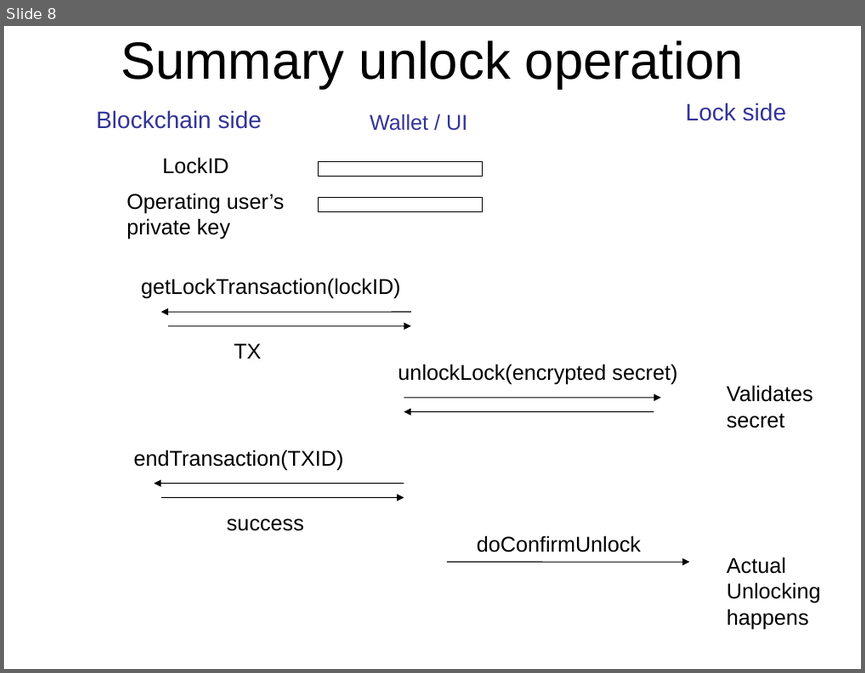
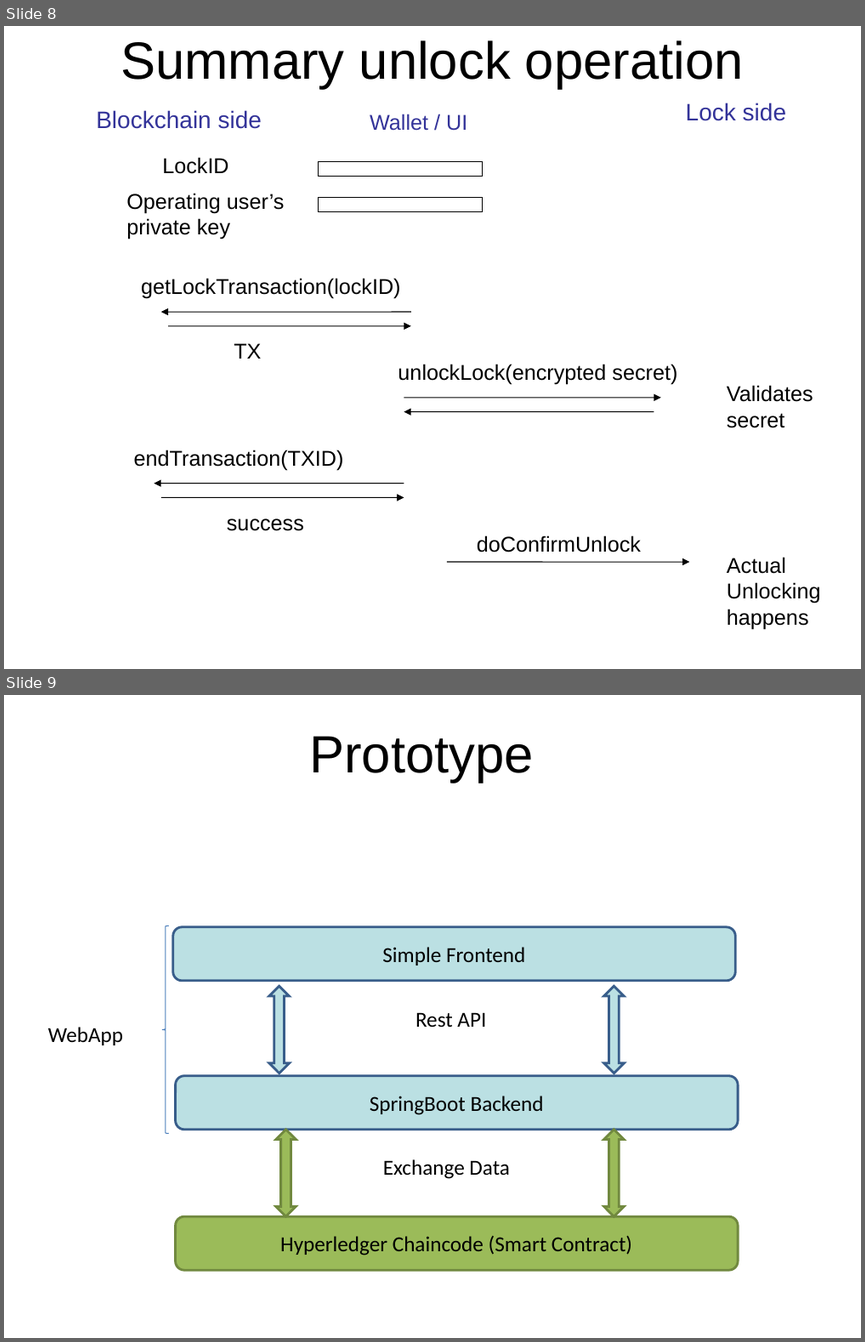
Before and after one commit to blockTeamhackathon/documents, a slide deck: B’Lock.ppt. Shown one above the other, each under a label of ours: slide 8 before the commit, slides 8 and 9 after it. The pictures are 865x673 and 865x1342 pixels, drawn with LibreOffice and Linux fonts; fonts in the diff are those of the drawing. Boxes give left, top, right and bottom in pixels: in the first picture for what was removed or moved away, otherwise in the second. Text is boxed around its words. In the diff, an @@ line names an element or a change of style, - is before the commit and + after.

Commit message:
V6

```diff
--- a/B’Lock.ppt
+++ b/B’Lock.ppt
@@ slide 9 added at <box>4,695,861,1338</box>, background #FFFFFF @@
@@ text added at <box>309,736,533,783</box>, 44 pt, text #000000 @@
+Prototype
@@ freeform shape added at <box>161,925,169,1133</box>, outline #4A7EBB 0.74 pt @@
@@ rounded rectangle added at <box>173,927,735,981</box>, fill #BBE0E3, outline #385D8A 2.01 pt, 18 pt, text #000000 @@
+Simple Frontend
@@ up down arrow added at <box>268,987,289,1074</box>, fill #BBE0E3, outline #385D8A 2.01 pt @@
@@ up down arrow added at <box>604,987,624,1074</box>, fill #BBE0E3, outline #385D8A 2.01 pt @@
@@ text added at <box>415,1012,486,1027</box>, 18 pt, text #000000 @@
+Rest API
@@ text added at <box>48,1027,123,1045</box>, 18 pt, text #000000 @@
+WebApp
@@ rounded rectangle added at <box>176,1076,738,1129</box>, fill #BBE0E3, outline #385D8A 2.01 pt, 18 pt, text #000000 @@
+SpringBoot Backend
@@ up down arrow added at <box>276,1129,296,1217</box>, fill #9BBB59, outline #71893F 2.01 pt @@
@@ up down arrow added at <box>604,1129,624,1217</box>, fill #9BBB59, outline #71893F 2.01 pt @@
@@ text added at <box>383,1159,510,1179</box>, 18 pt, text #000000 @@
+Exchange Data
@@ rounded rectangle added at <box>176,1216,738,1269</box>, fill #9BBB59, outline #71893F 2.01 pt, 18 pt, text #000000 @@
+Hyperledger Chaincode (Smart Contract)
```
Also in this commit, not shown: 1 slide changed, 1 other slide added, 1 slide removed.
